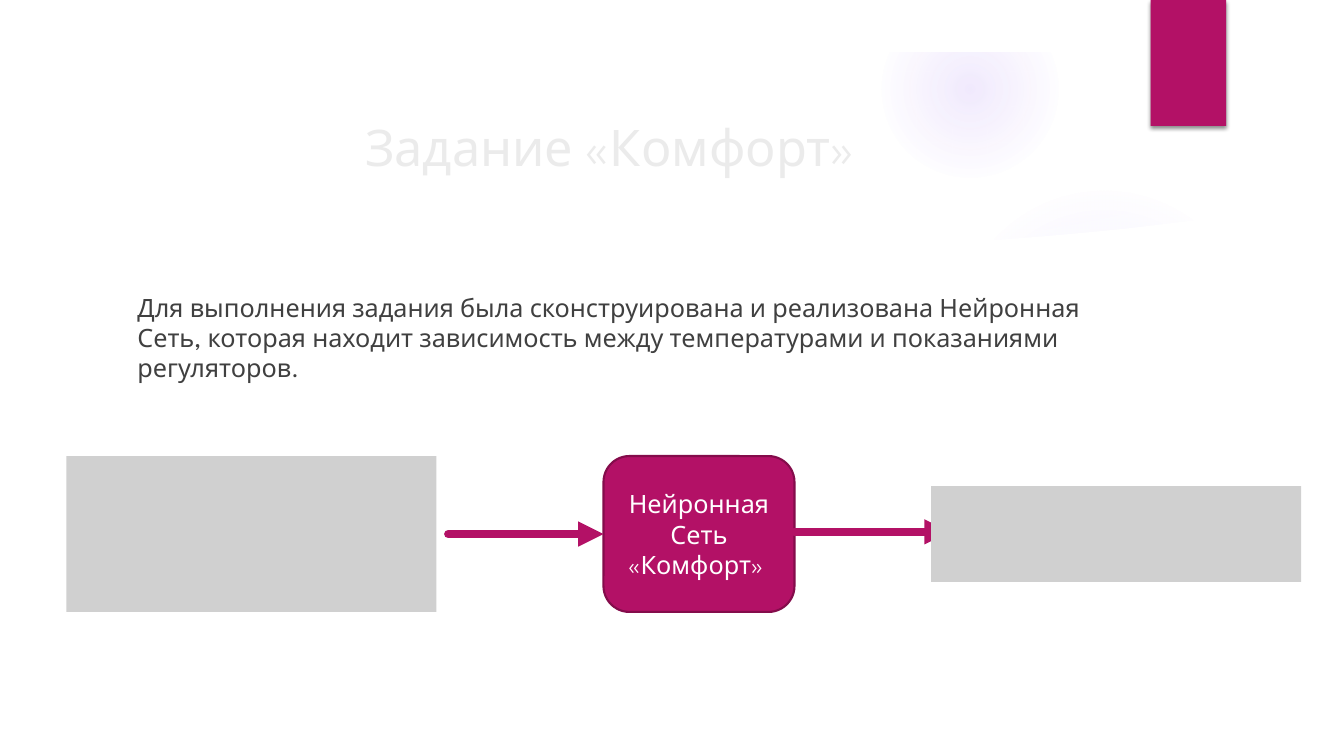
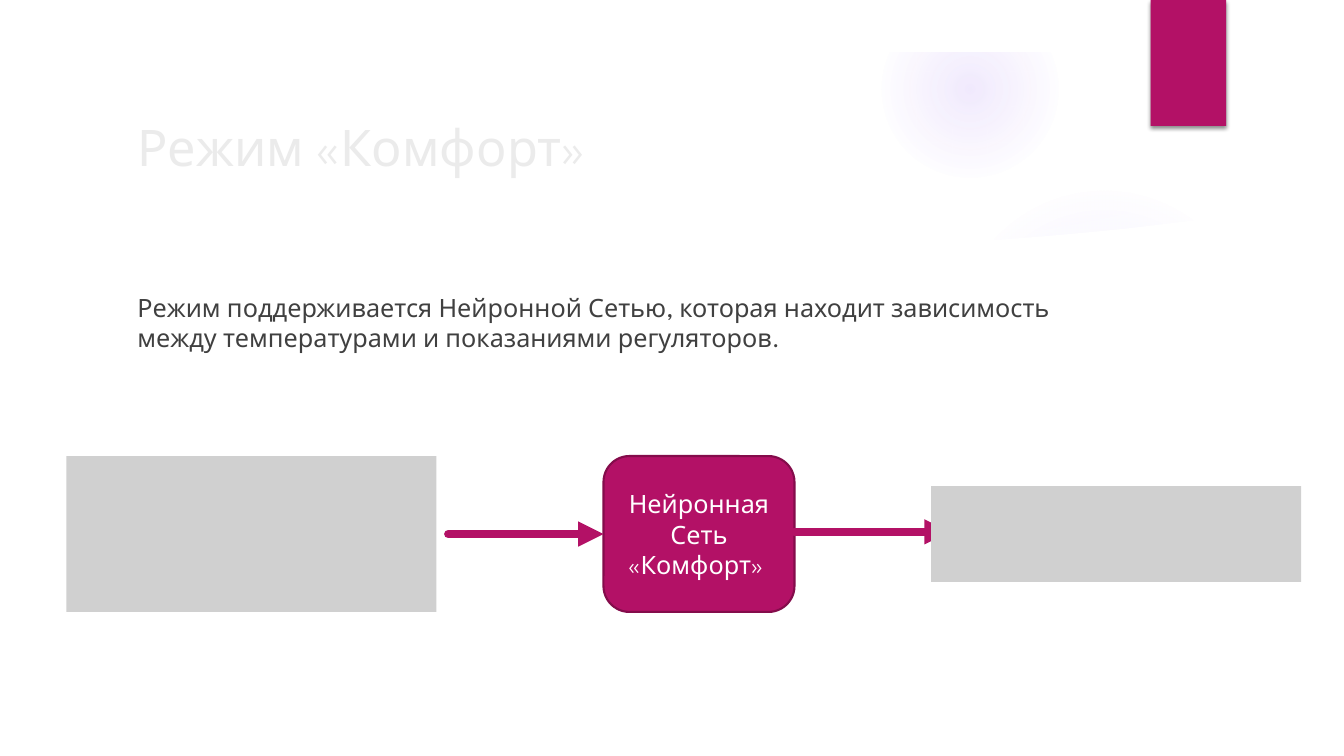
Before and after one commit to Corvin71/neuro-hack, a slide deck: slide 7 of present.pptx (slide 5 before the commit). Drawn at 1344x756 pixels with LibreOffice and Linux fonts; fonts in the diff are those of the drawing; grey boxes stand for pictures; background and template pictures are left out. Boxes give left, top, right and bottom in pixels: in the first picture for what was removed or moved away, otherwise in the second. Text is boxed around its words. In the diff, an @@ line names an element or a change of style, - is before the commit and + after.

```diff
--- a/present.pptx
+++ b/present.pptx
@@ text at [137, 298, 1049, 353]: text changed @@
-Для выполнения задания была сконструирована и реализована Нейронная Сеть, которая находит зависимость между температурами и показаниями регуляторов.
+Режим поддерживается Нейронной Сетью, которая находит зависимость между температурами и показаниями регуляторов.
@@ title at [137, 299, 220, 318]: text changed @@
-Задание «Комфорт»
+Режим «Комфорт»
```
Also in this commit, not shown: 7 other slides changed, 4 slides added, 1 slide removed.
